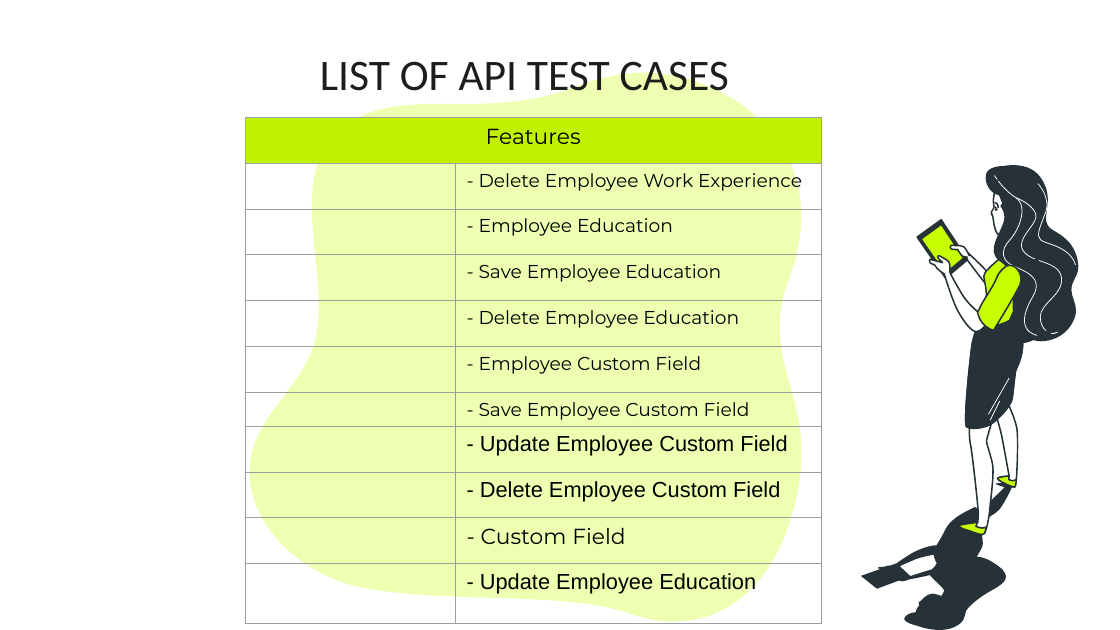
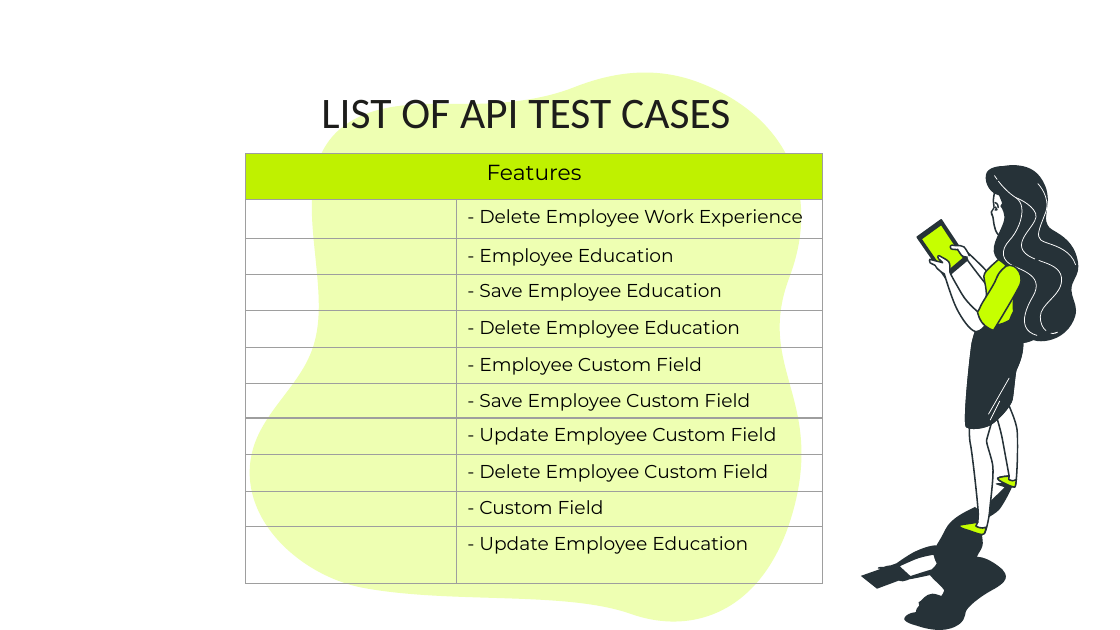
Before and after one commit to sopigp/Postman, a slide deck: slide 10 of SMALL PROJECT 3.pptx. Drawn at 1120x630 pixels with LibreOffice and Linux fonts; fonts in the diff are those of the drawing. Boxes give left, top, right and bottom in pixels: in the first picture for what was removed or moved away, otherwise in the second. Text is boxed around its words. In the diff, an @@ line names an element or a change of style, - is before the commit and + after.

```diff
--- a/SMALL PROJECT 3.pptx
+++ b/SMALL PROJECT 3.pptx
@@ title "LIST OF API TEST CASES": place and size @@
-title "LIST OF API TEST CASES" at (320,54,729,101)
+title "LIST OF API TEST CASES" at (321,92,730,139)
@@ table at (246,153,823,582) @@
@@ size 14 to 12 pt in "- Update Employee Custom Field", "- Delete Employee Custom Field", "- Custom Field", "- Update Employee Education" @@
@@ font Arial to Montserrat in "- Update Employee Custom Field", "- Delete Employee Custom Field", "- Update Employee Education" @@
@@ table: place and size @@
-table at (245,118,822,627)
+table at (246,153,823,582)
```
Also in this commit, not shown: 6 other slides changed, 2 slides removed, 3 other files.
